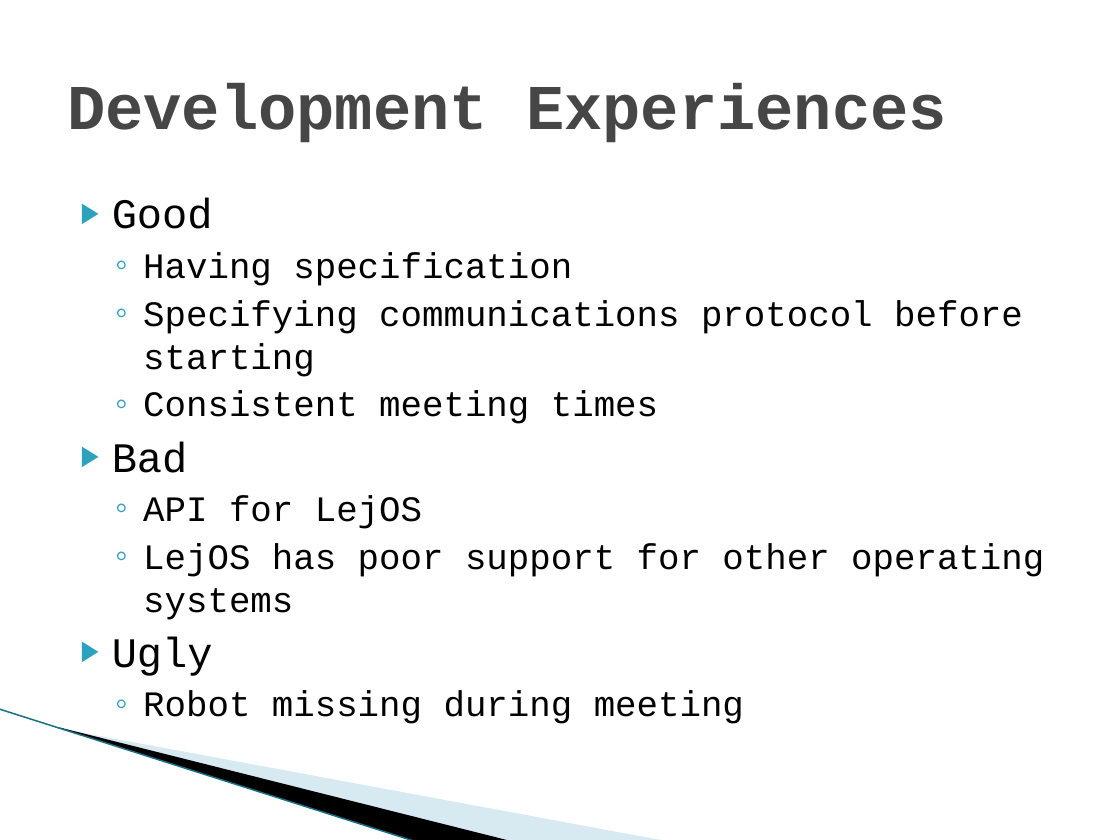
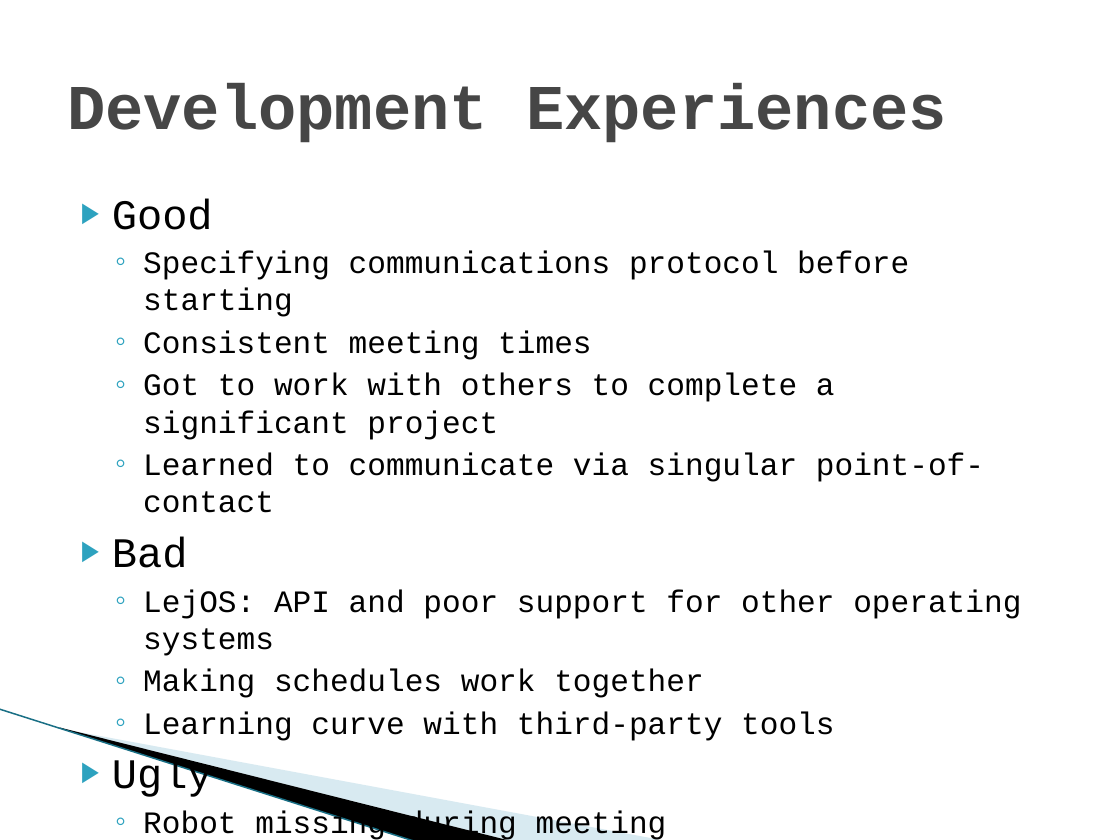
Before and after one commit to dmb2bt/CS3240-Group-19, a slide deck: slide 3 of Presentations/RoboticorpLab09.pptx. Drawn at 1120x840 pixels with LibreOffice and Linux fonts; fonts in the diff are those of the drawing; background and template pictures are left out. Boxes give left, top, right and bottom in pixels: in the first picture for what was removed or moved away, otherwise in the second. Text is boxed around its words. In the diff, an @@ line names an element or a change of style, - is before the commit and + after.

Commit message:
new presentation

```diff
--- a/Presentations/RoboticorpLab09.pptx
+++ b/Presentations/RoboticorpLab09.pptx
@@ text at [143, 252, 572, 286]: paragraph removed @@
-  ◦ Having specification
@@ text at [143, 251, 909, 360]: size 23 to 20 pt in "Specifying communications protocol before starting", "Consistent meeting times", "Robot missing during meeting" @@
@@ text at [143, 373, 984, 513]: paragraphs added @@
+  ◦ Got to work with others to complete a significant project
+  ◦ Learned to communicate via singular point-of-contact
@@ text at [143, 589, 1021, 741]: text changed; size 23 to 20 pt @@
-  ◦ API for LejOS
-  ◦ LejOS has poor support for other operating systems
+  ◦ LejOS: API and poor support for other operating systems
+  ◦ Making schedules work together
+  ◦ Learning curve with third-party tools
```
Also in this commit, not shown: 2 other slides changed, 1 other file.
